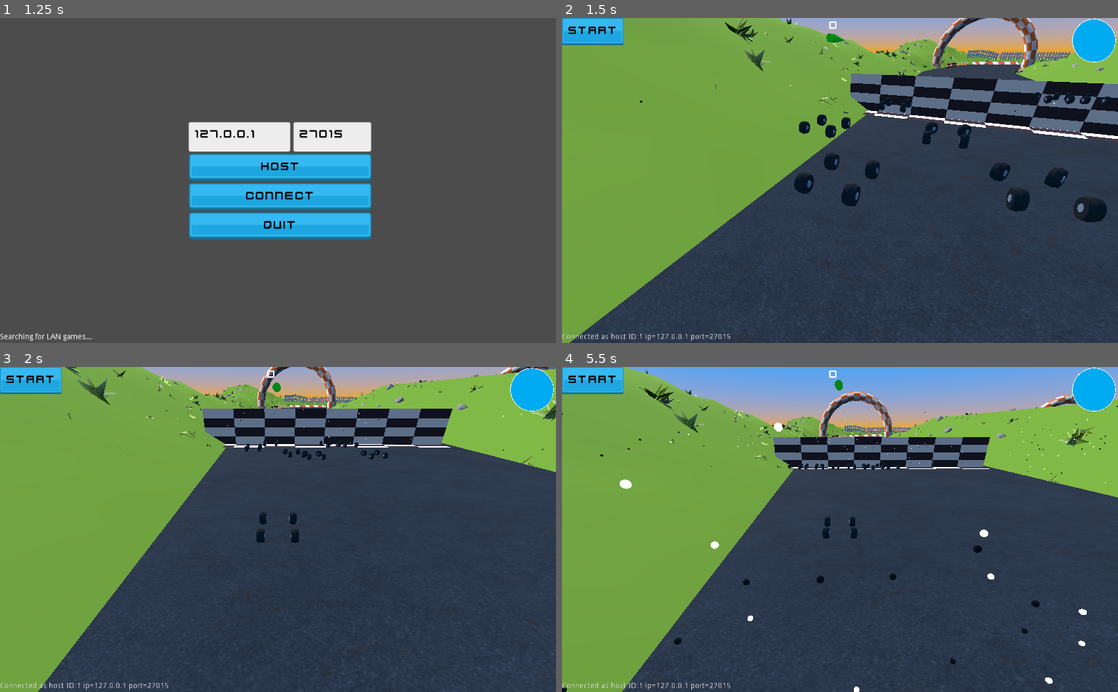
Above: before the commit, frames 1-4 (two rows, left to right).
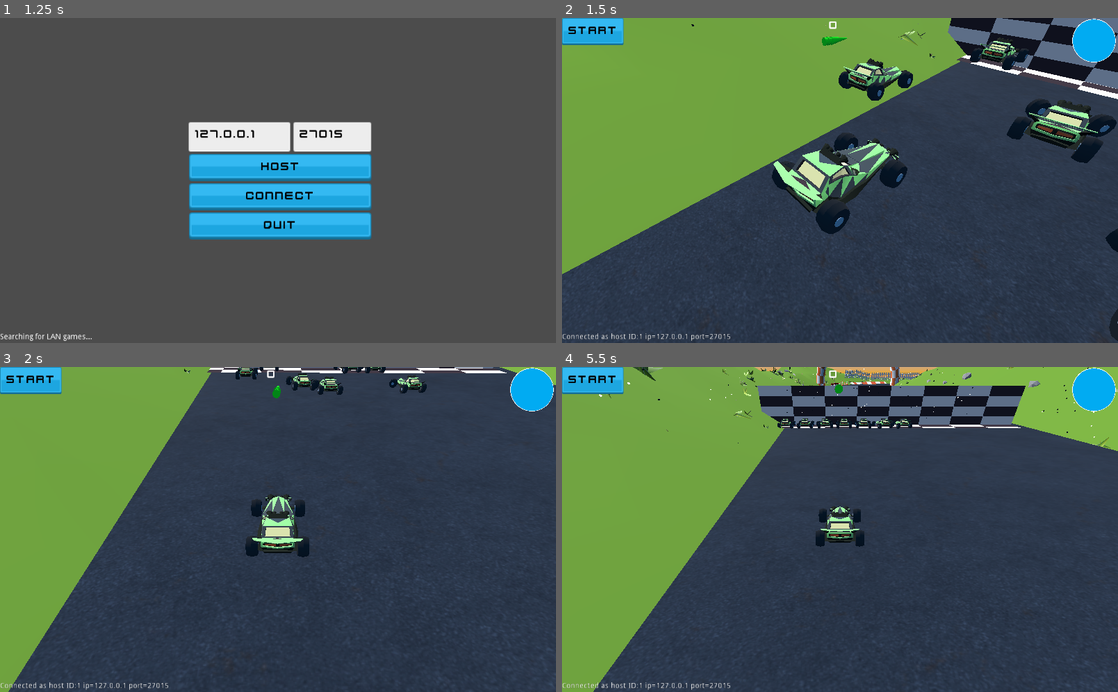
Above: after the commit, the same moments.

Repository: AssafDamari/cars_mp
Game: Godot game, scene res://scenes/main.tscn
Two runs of this game, one before a commit and one after it. Both use one fixed random seed, a clock stepped at 60 frames per second and the inputs below.
Inputs (mouse positions are in pixels of both pictures, inside the frame that each line leads up to):
- Up to frame 1 (1.25 s): tap Enter at 0.5 s; move the mouse to (400, 164) at 0.52 s; hold D (right) from 0.53 s (still down); click (400, 164) at 0.6 s; tap Space (jump) at 0.77 s
- Up to frame 2 (1.5 s): release D (right) at 1.25 s; click "Host" at 1.25 s
- Up to frame 3 (2 s): no input
- Up to frame 4 (5.5 s): click "Start" at 2 s; click "Start" at 2.75 s; move the mouse to (728, 545) at 3.52 s; hold S (backward) 3.53-4.28 s; right-click (728, 545) at 3.6 s; tap Space (jump) at 3.77, 5.27 s; move the mouse to (895, 458) at 4.27 s; hold D (right) 4.28-5.03 s; hold Shift (sprint) 4.28-5.03 s; move the mouse to (812, 594) at 5.02 s; hold W (forward) from 5.03 s (still down); click (812, 594) at 5.1 s

Frame 1 is identical in both runs. In frame 2, 26% of the frame differs, in the area x 0-100%, y 0-100%; in frame 3, 25%; in frame 4, 26%.

Commit message:
added buggy and some bug fixes

Diff:
--- /dev/null
+++ b/scenes/buggy1.tscn
@@ -0,0 +1,8 @@
+[gd_scene load_steps=2 format=2]
+
+[ext_resource path="res://models/buggy1.glb" type="PackedScene" id=1]
+
+[node name="buggy1" instance=ExtResource( 1 )]
+
+[node name="buggy1" parent="." index="0"]
+transform = Transform( 1.28423, 0, 0, 0, 1.09512, 0.0860931, 0, -0.0848135, 1.0641, 0, -0.110622, -0.131148 )
--- a/scenes/car_mesh.tscn
+++ b/scenes/car_mesh.tscn
@@ -1,5 +1,6 @@
-[gd_scene load_steps=3 format=2]
+[gd_scene load_steps=4 format=2]
 
+[ext_resource path="res://scenes/buggy1.tscn" type="PackedScene" id=1]
 [ext_resource path="res://scenes/wheel.tscn" type="PackedScene" id=2]
 [ext_resource path="res://scripts/car_mesh.gd" type="Script" id=8]
 
@@ -7,6 +8,8 @@
 script = ExtResource( 8 )
 
 [node name="body" type="Spatial" parent="."]
+
+[node name="buggy1" parent="body" instance=ExtResource( 1 )]
 
 [node name="wheel_front_right" parent="." instance=ExtResource( 2 )]
 transform = Transform( 1, 0, 0, 0, 1, 0, 0, 0, 1, 0.7, 0.124, -0.85 )
--- a/scripts/camera.gd
+++ b/scripts/camera.gd
@@ -3,7 +3,7 @@
 # Controls how fast the camera moves
 export var lerp_speed = 7.0
 #var MOUSE_SENSITIVITY = 1
-var offset = Vector3(0, 5, 9)
+var offset = Vector3(0, 5, 5)
 # Get a reference to the character this controller is controlling
 onready var character : Character = owner.get_parent()
 # Head shape is used to attach the camera
--- a/scripts/car_mesh.gd
+++ b/scripts/car_mesh.gd
@@ -8,7 +8,8 @@
 					"res://scenes/jeep_body.tscn",
 					"res://scenes/sedan_body.tscn",
 					"res://scenes/truck_body.tscn",
-					"res://scenes/police_body.tscn"]
+					"res://scenes/police_body.tscn",
+					"res://scenes/buggy1.tscn"]
 
 func load_body(body_index):
 	# remove previus bodies if any
--- a/scripts/character.gd
+++ b/scripts/character.gd
@@ -48,8 +48,8 @@
 var forces_to_apply = []
 var my_body_index
 var stuned = false
+var rotate_input_amount = 0.7
 var next_checkpoint_index = 0
-var rotate_input_amount = 0.7
 var rank = 0
 
 func _ready():
@@ -258,3 +258,5 @@
 
 sync func reset_character_network():
 	trophy.reset_trophy()
+	next_checkpoint_index = 0
+	rank = 0
--- a/scripts/main.gd
+++ b/scripts/main.gd
@@ -201,7 +201,6 @@
 		for c in characters.get_children():
 			var ctrl = c.get_node("controller")
 			ctrl.character.reset_character()
-			ctrl.character.next_checkpoint_index = 0
 			if ctrl.has_method("is_ai"):
 				ctrl.target_inedx = 0
 				ctrl.reset_markers()
--- a/todo.gd
+++ b/todo.gd
@@ -1,13 +1,14 @@
 ### TODO ###
+#AI checkpoints bug
 # smoth steering
 # fix ai car swing
 # more cars
 # more maps
 # add pickup picked affect
-# finish position numbers
 
 #### DONE ###
 
+# show rank - finish position numbers
 # implement win for ai
 # fix pickable networking
 # detect host ip
Binary file added: models/buggy1.glb
Not shown, added: models/buggy1.glb.import
